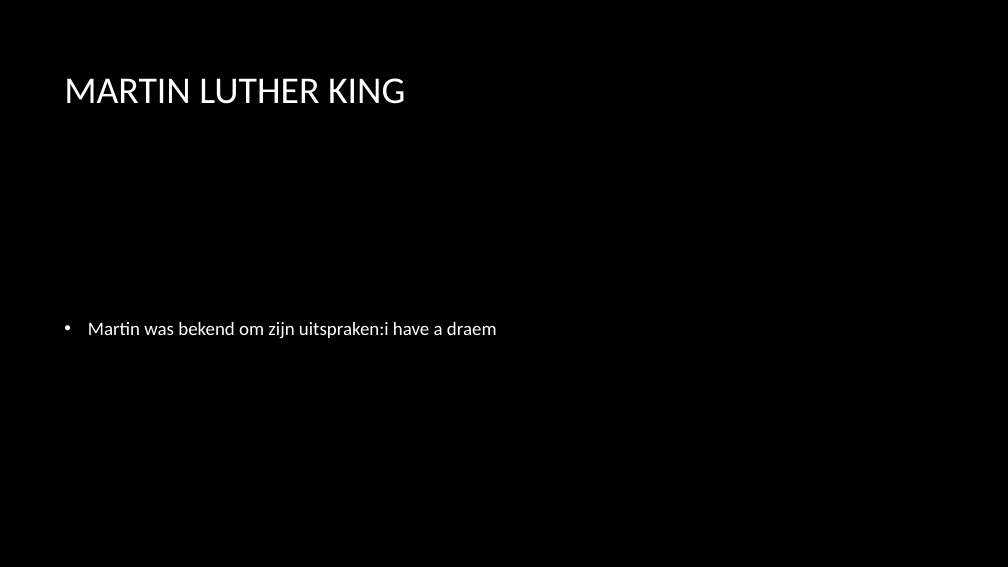
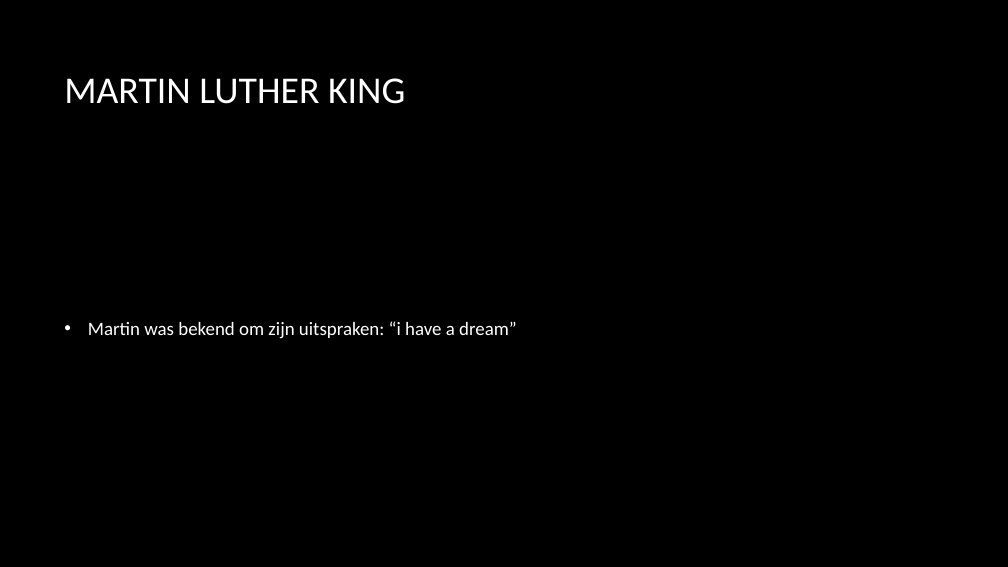
Before and after one commit to Hunter-Salvius/Hunter-Salvius.github.io, a slide deck: slide 3 of wbs/Martin luther king en gandie en obama.pptx. Drawn at 1008x567 pixels with LibreOffice and Linux fonts; fonts in the diff are those of the drawing; background and template pictures are left out. Boxes give left, top, right and bottom in pixels: in the first picture for what was removed or moved away, otherwise in the second. Text is boxed around its words. In the diff, an @@ line names an element or a change of style, - is before the commit and + after.

```diff
--- a/wbs/Martin luther king en gandie en obama.pptx
+++ b/wbs/Martin luther king en gandie en obama.pptx
@@ text at bbox=[88, 321, 517, 339]: text changed @@
-• Martin was bekend om zijn uitspraken:i have a draem
+• Martin was bekend om zijn uitspraken: “i have a dream”
```
Also in this commit, not shown: 6 other slides changed, 6 other files.
